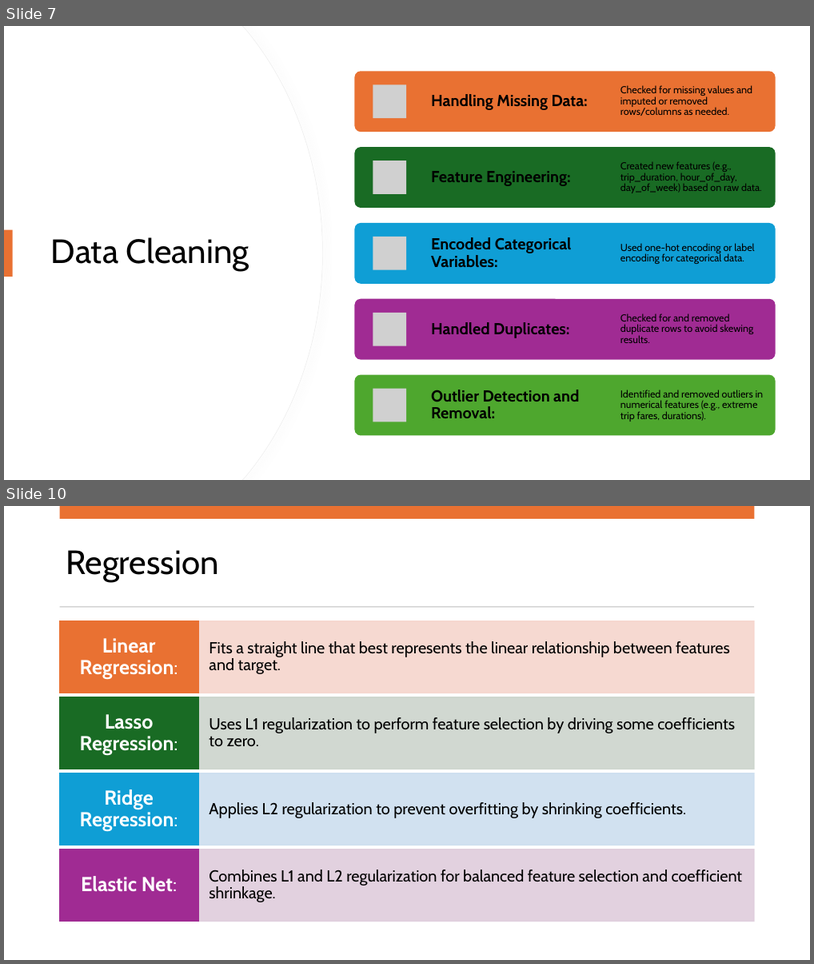
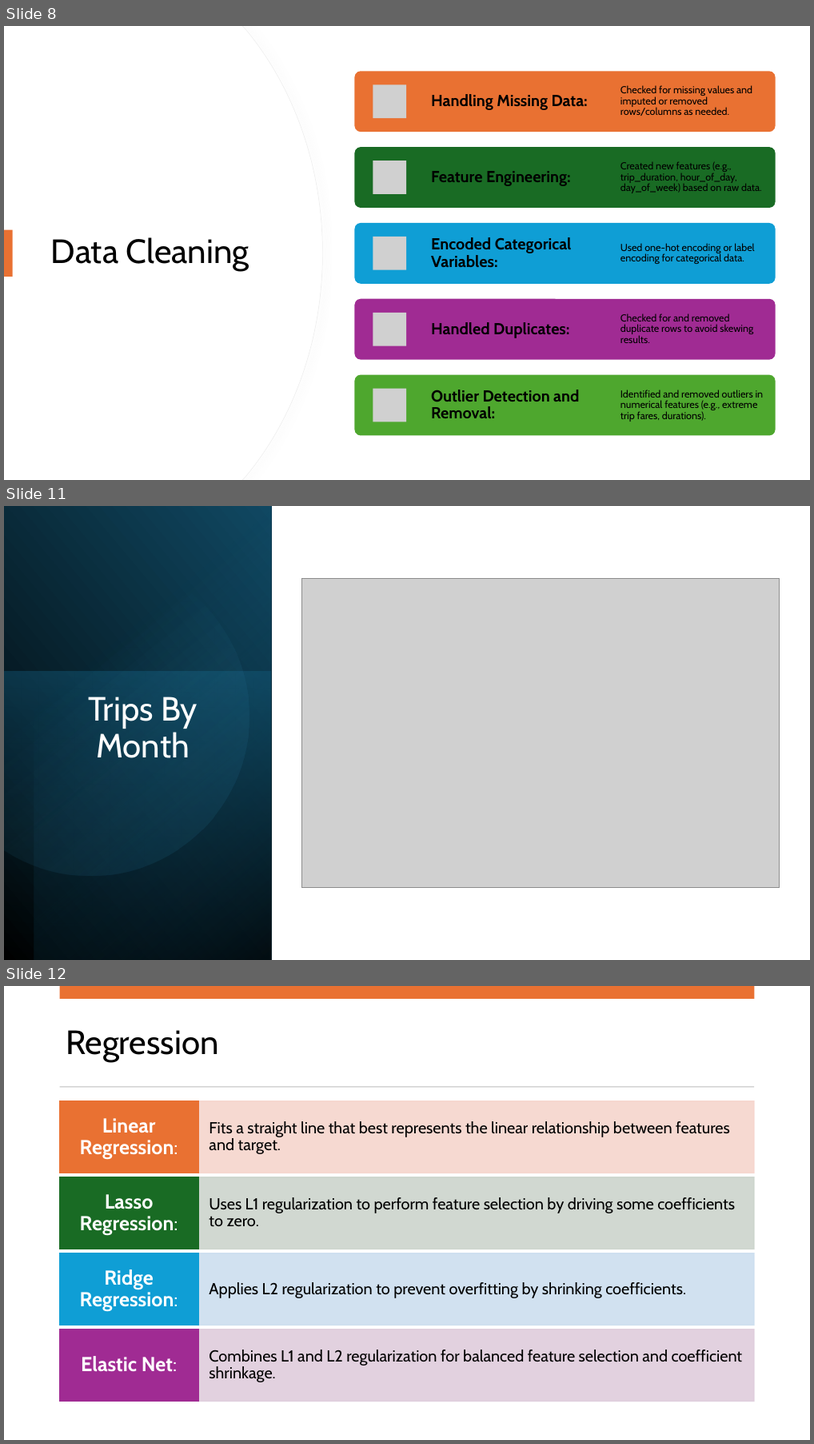
Before and after one commit to ujjwalkuikel/NYC-Taxi-Data-Analysis, a slide deck: Predictive Paths.pptx. Shown one above the other, each under a label of ours: slides 7 and 10 before the commit, slides 8, 11 and 12 after it; the slides between them are not shown. The pictures are 814x964 and 814x1444 pixels, drawn with LibreOffice and Linux fonts; fonts in the diff are those of the drawing; grey boxes stand for pictures. Boxes give left, top, right and bottom in pixels: in the first picture for what was removed or moved away, otherwise in the second. Text is boxed around its words. In the diff, an @@ line names an element or a change of style, - is before the commit and + after.

```diff
--- a/Predictive Paths.pptx
+++ b/Predictive Paths.pptx
@@ slide 11 added at [4, 506, 810, 960], background #FFFFFF @@
@@ rectangle added at [4, 506, 271, 960], fill gradient #000000 to #104862 @@
@@ rectangle added at [34, 506, 271, 960], fill gradient #000000 to #156082 @@
@@ freeform shape added at [4, 537, 278, 904], fill gradient #46B1E1 to #104862 @@
@@ picture added at [302, 578, 779, 888] @@
@@ rectangle added at [4, 672, 271, 960], fill gradient #156082 to #0B3041 @@
@@ title added at [88, 696, 198, 758], 40 pt, text #FFFFFF @@
+Trips By Month
@@ what was slide 7 is now slide 8 @@
@@ what was slide 10 is now slide 12 @@
```
Also in this commit, not shown: 2 slides changed, 8 other slides added, 11 slides removed, 8 other files.
